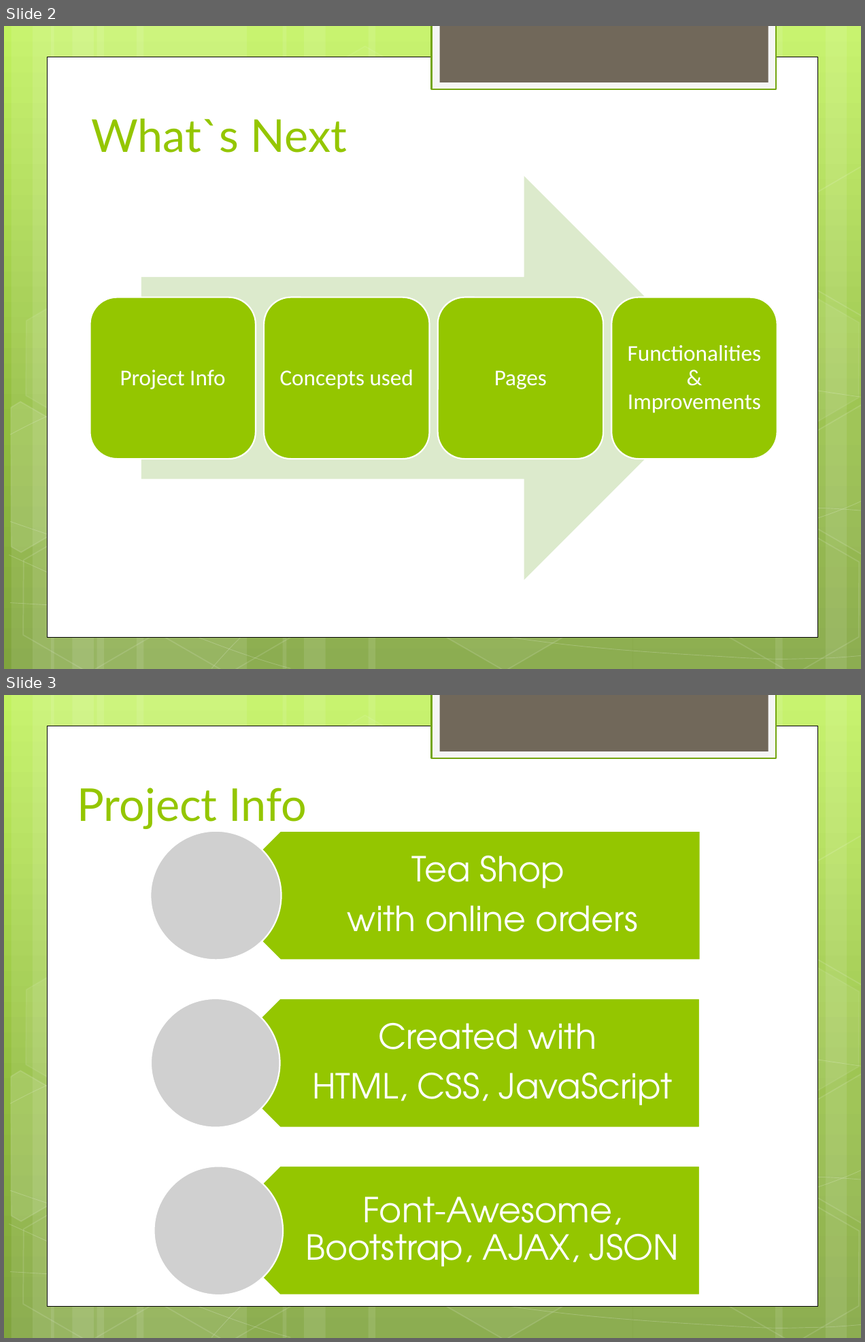
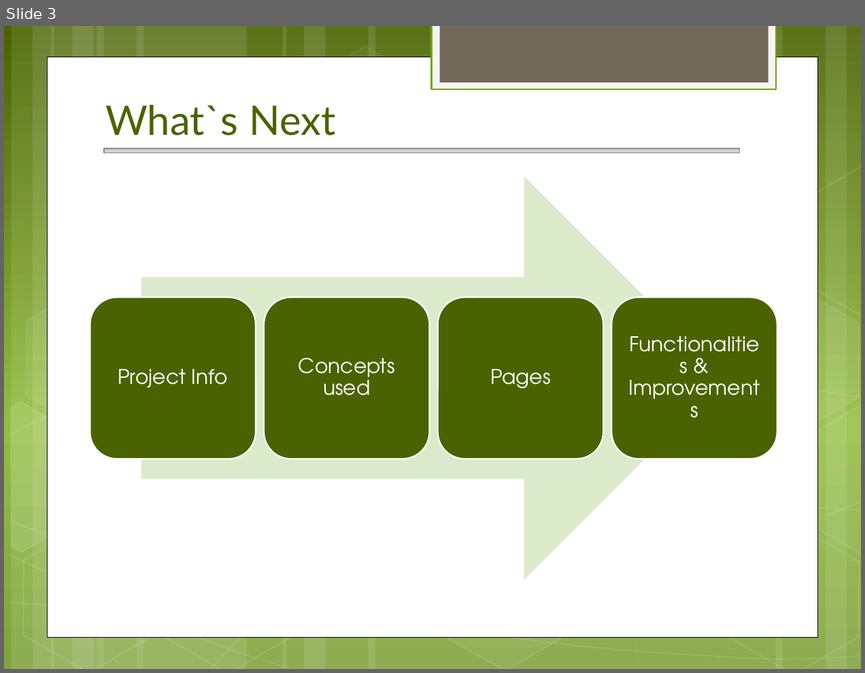
Before and after one commit to Daniela-MI/Final-Project, a slide deck: TeaHi.pptx. Shown one above the other, each under a label of ours: slides 2 and 3 before the commit, slide 3 after it. The pictures are 865x1342 and 865x673 pixels, drawn with LibreOffice and Linux fonts; fonts in the diff are those of the drawing; grey boxes stand for pictures. Boxes give left, top, right and bottom in pixels: in the first picture for what was removed or moved away, otherwise in the second. Text is boxed around its words. In the diff, an @@ line names an element or a change of style, - is before the commit and + after.

```diff
--- a/TeaHi.pptx
+++ b/TeaHi.pptx
@@ slide 3 removed at [4,695,861,1338], background gradient #C3F35F to #93BF3F to #81A53E; not listed: 31 template elements that a slide beside it also shows @@
@@ title removed at [77,787,307,829] @@
-Project Info
@@ group removed at [150,831,700,1295]: 3 pentagon arrows, 3 texts, 3 pictures @@
-Tea Shop
-with online orders
-Created with
-HTML, CSS, JavaScript
-Font-Awesome, Bootstrap, AJAX, JSON
@@ what was slide 2 is now slide 3 @@
@@ slide 3 changed as well @@
@@ background gradient #C3F35F to #93BF3F to #81A53E to gradient #4A6300 to #93BF3F to #81A53E @@
@@ title "What`s Next": place and size @@
-title "What`s Next" at [91,118,347,152]
+title "What`s Next" at [105,105,335,135]
@@ title "What`s Next" at [105,105,335,135]: size 38 to 34.2 pt, text colour #94C600 to #4A6300 @@
@@ picture added at [104,148,740,152] @@
@@ fill #94C600 to #4A6300 in 4 elements at [90,297,255,458], [264,297,429,458], [438,297,603,458], [611,297,777,458] @@
@@ size 19 to 17 pt, font Calibri to TeX Gyre Adventor in 4 elements at [118,369,228,388], [298,357,395,395], [490,369,550,388], [619,305,769,451] @@
```
Also in this commit, not shown: 1 other slide changed, 11 slides added, 24 other files.
